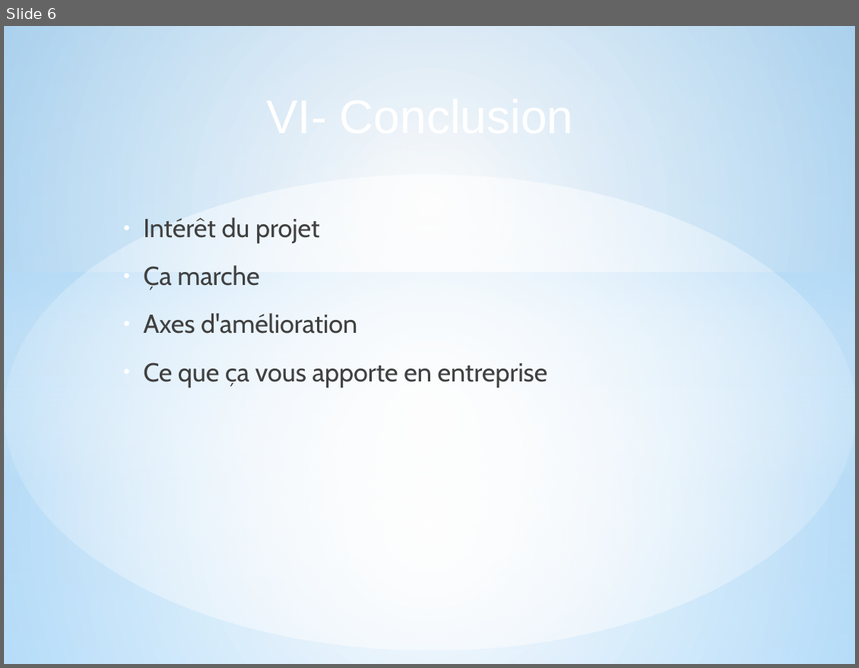
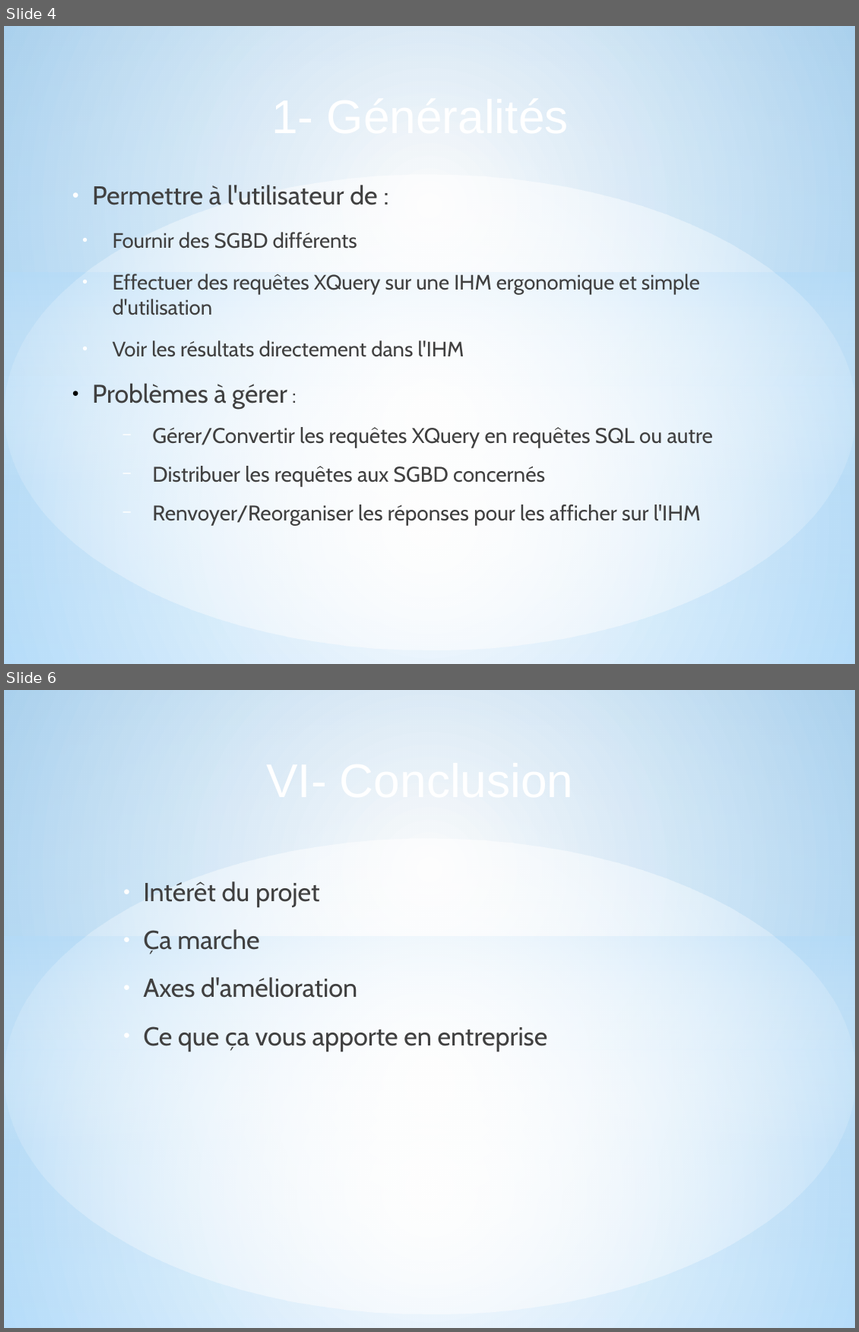
Before and after one commit to sizo0/BDAProject, a slide deck: Documents/Presentation/Présentation1.odp. Shown one above the other, each under a label of ours: slide 6 before the commit, slides 4 and 6 after it; the slides between them are not shown. The pictures are 859x668 and 859x1332 pixels, drawn with LibreOffice and Linux fonts; fonts in the diff are those of the drawing. Boxes give left, top, right and bottom in pixels: in the first picture for what was removed or moved away, otherwise in the second. Text is boxed around its words. In the diff, an @@ line names an element or a change of style, - is before the commit and + after.

```diff
--- a/Documents/Presentation/Présentation1.odp
+++ b/Documents/Presentation/Présentation1.odp
@@ slide 4 added at (4,26,855,664), background gradient #000000 to #FFFFFF; not listed: 8 template elements that a slide beside it also shows @@
@@ text added at (92,185,714,526), 18 pt, text #404040 @@
+● Permettre à l'utilisateur de :
+● Fournir des SGBD différents
+● Effectuer des requêtes XQuery sur une IHM ergonomique et simple d'utilisation
+● Voir les résultats directement dans l'IHM
+● Problèmes à gérer :
+  − Gérer/Convertir les requêtes XQuery en requêtes SQL ou autre
+  − Distribuer les requêtes aux SGBD concernés
+  − Renvoyer/Reorganiser les réponses pour les afficher sur l'IHM
```
Also in this commit, not shown: 2 slides changed, 3 other slides added, 3 slides removed, 4 other files.
